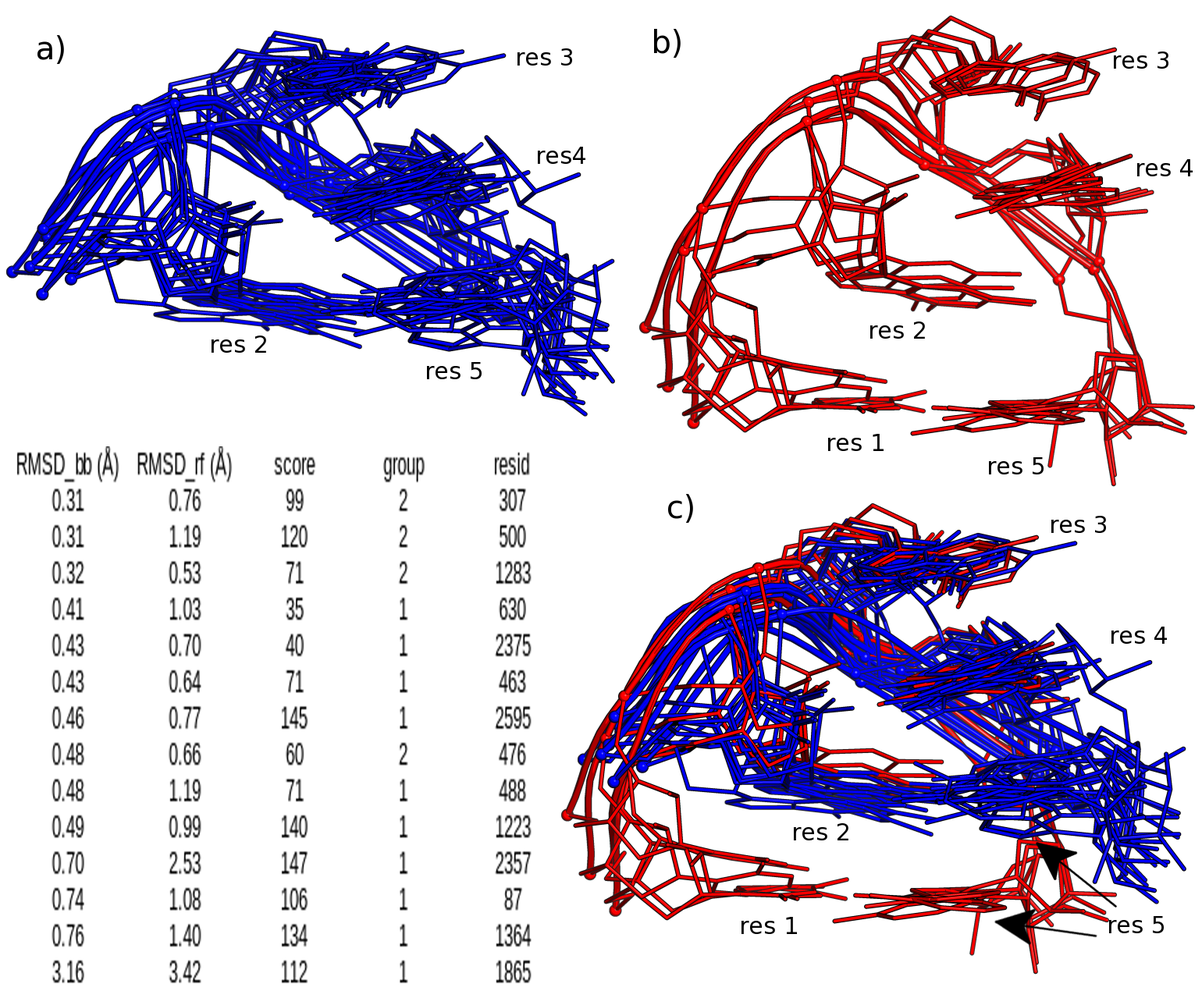
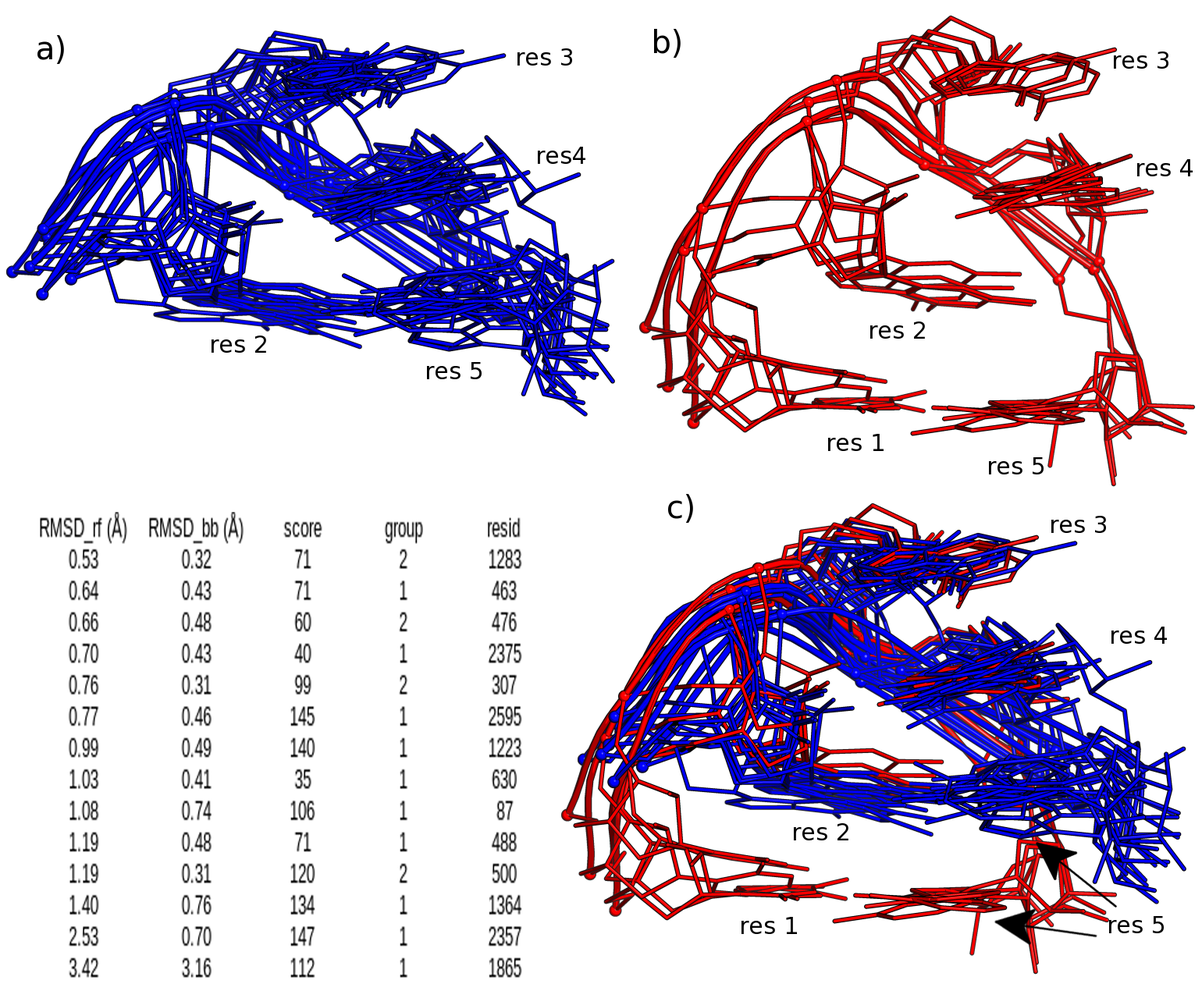
Layered file, before and after one edit (1202 × 991). Changes by layer:
added layer "Pasted Layer#1" above "Pasted Layer" over [39, 511, 531, 985]
removed layer "Clipboard" over [16, 446, 532, 985]
